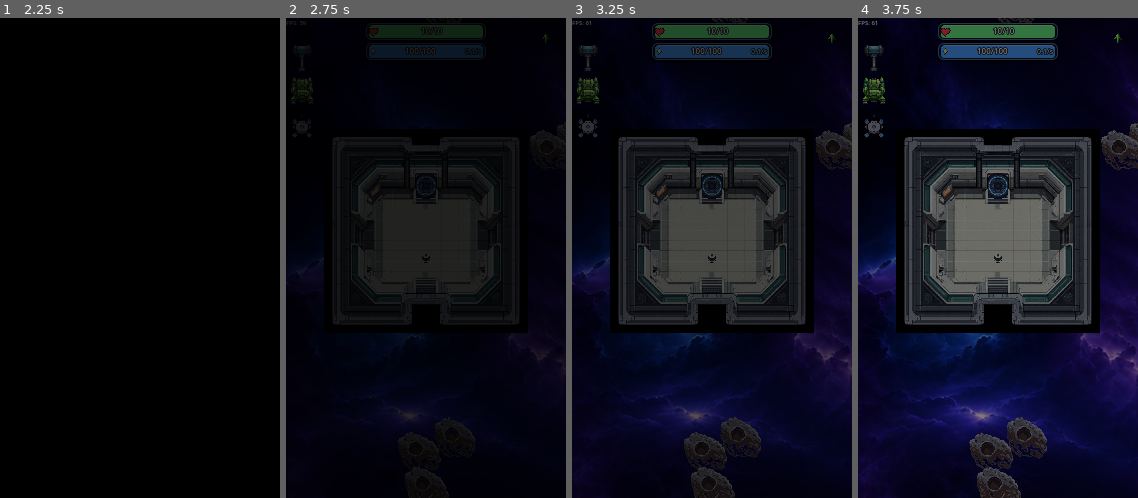
Above: before the commit, frames 1-4 (left to right).
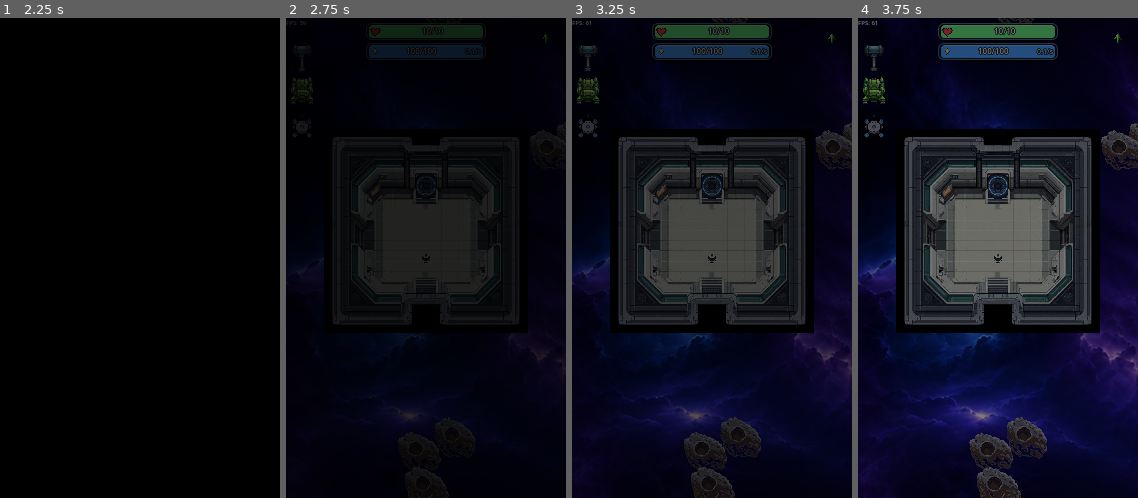
Above: after the commit, the same moments.

Repository: wildane/ShootingStar
Game: Godot game, scene res://scene/main_menu/main_menu.tscn
The game is run twice, just before and just after one commit, with the same random seed, the same clock (stepped at 60 frames per second) and the same inputs.
Inputs (mouse positions are in pixels of both pictures, inside the frame that each line leads up to):
- Up to frame 1 (2.25 s): tap Enter at 0.5, 0.6 s; move the mouse to (201, 234) at 0.52 s; hold Right 0.53-1.25 s; click (201, 234) at 0.67 s; tap Space at 0.77 s; drag from (84, 282) to (126, 354) at 1.27 s; move the mouse to (140, 186) at 2.02 s; hold Right from 2.03 s (still down); tap Backspace at 2.1 s; click (140, 186) at 2.17 s
- Up to frame 2 (2.75 s): keep holding Right
- Up to frame 3 (3.25 s): release Right at 2.75 s; drag from (698, 354) to (770, 234) at 2.77 s
- Up to frame 4 (3.75 s): move the mouse to (1082, 330) at 3.52 s; hold Left from 3.53 s (still down); tap Ctrl at 3.6 s

Frame 1 is identical in both runs. In frame 2, 0.1% of the frame differs, in the area x 29-57%, y 2-8%; in frame 3, 0.3%; in frame 4, 0.3%, in the area x 29-57%, y 1-8%.

Commit message:
Anjak ikon bar HP/tenaga ke kanan sedikit untuk jarak

Diff:
--- a/scene/ui/HpBar.gd
+++ b/scene/ui/HpBar.gd
@@ -111,7 +111,7 @@
 	# Saiz & posisi ikon (dibuat selepas bar supaya dilukis di atasnya)
 	_lebar_ikon = maxf(4.0, saiz_bar.y * 0.40)
 	var tinggi_ikon := maxf(4.0, (saiz_bar.y - jidar * 2.0) * 0.64)
-	var posisi_ikon := Vector2(jidar + 1.0, (saiz_bar.y - tinggi_ikon) * 0.5)
+	var posisi_ikon := Vector2(jidar + 3.0, (saiz_bar.y - tinggi_ikon) * 0.5)
 	_kiri_kandungan = posisi_ikon.x + _lebar_ikon + 2.0
 
 	_bar = ProgressBar.new()
